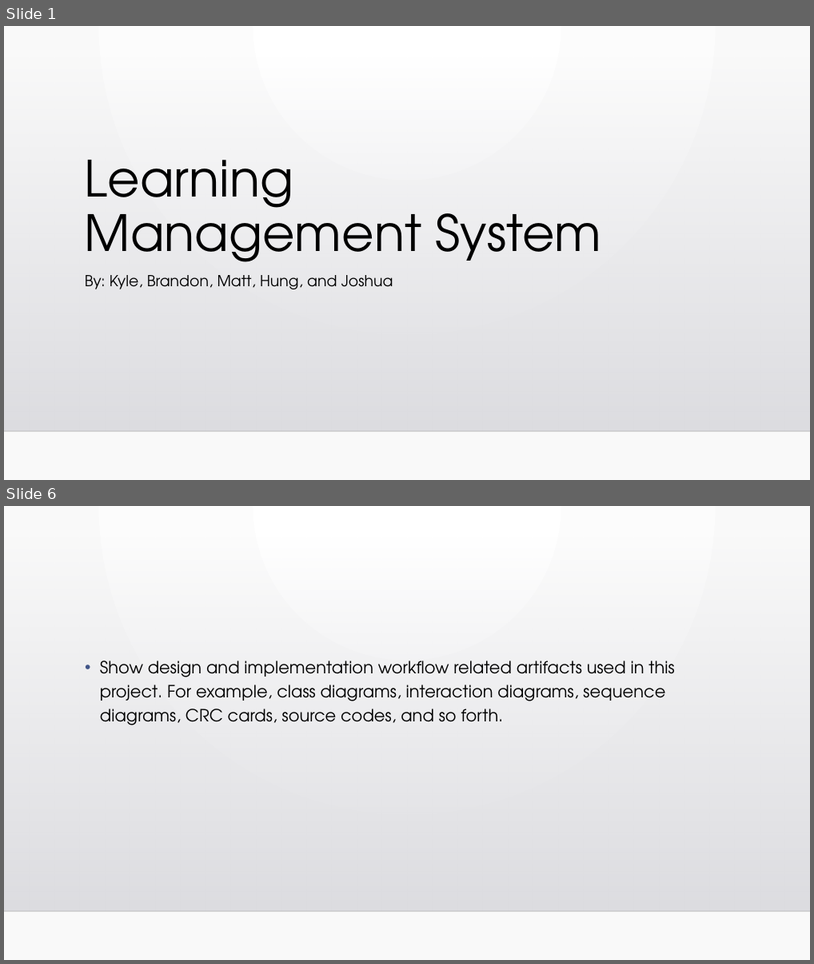
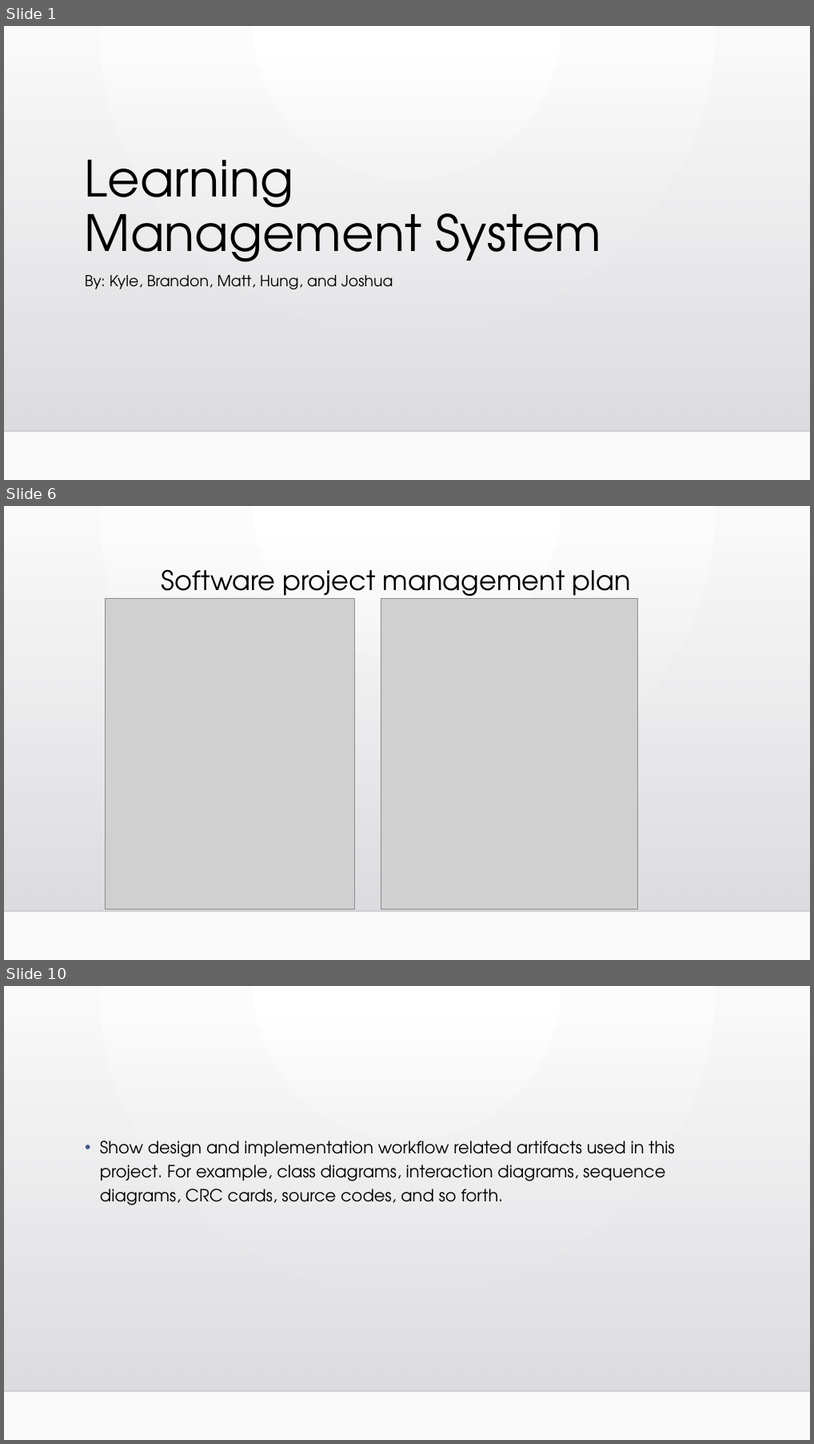
Before and after one commit to KVessey/SoftwareEngineeringLMS, a slide deck: Learning Management System project.pptx. Shown one above the other, each under a label of ours: slides 1 and 6 before the commit, slides 1, 6 and 10 after it; the slides between them are not shown. The pictures are 814x964 and 814x1444 pixels, drawn with LibreOffice and Linux fonts; fonts in the diff are those of the drawing; grey boxes stand for pictures; background and template pictures are left out. Boxes give left, top, right and bottom in pixels: in the first picture for what was removed or moved away, otherwise in the second. Text is boxed around its words. In the diff, an @@ line names an element or a change of style, - is before the commit and + after.

```diff
--- a/Learning Management System project.pptx
+++ b/Learning Management System project.pptx
@@ slide 6 added at <box>4,506,810,960</box>, background gradient #FFFFFF to #FAFAFA; not listed: 2 template elements that a slide beside it also shows @@
@@ title added at <box>161,569,631,604</box>, 32 pt, text #000000 @@
+Software project management plan
@@ picture added at <box>105,599,355,909</box> @@
@@ picture added at <box>382,599,638,909</box> @@
@@ what was slide 6 is now slide 10 @@
```
Also in this commit, not shown: 5 slides changed, 4 other slides added.
